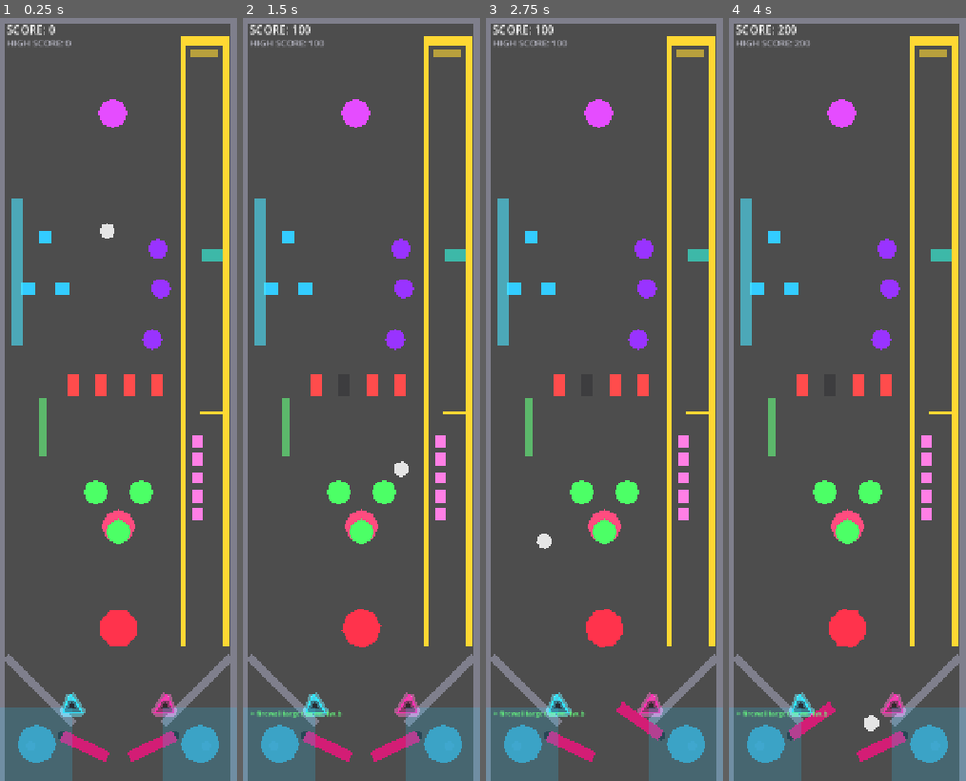
Above: before the commit, frames 1-4 (left to right).
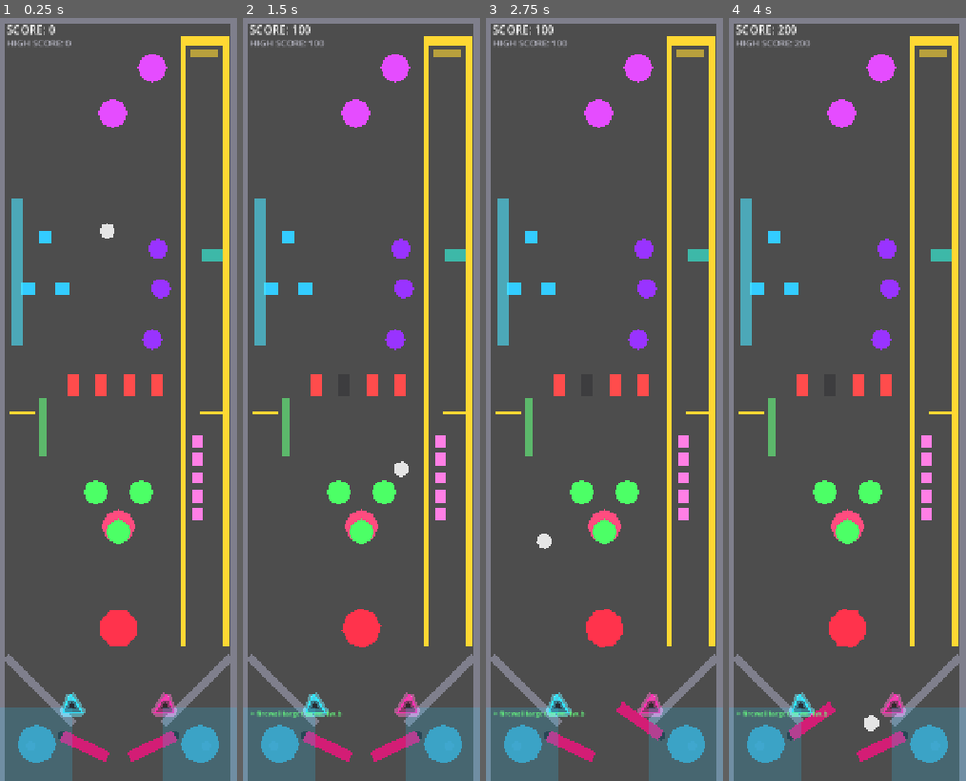
Above: after the commit, the same moments.

Repository: nobody174/pinball-adventure
Game: Godot game, scene res://tables/the_glitch/the_glitch.tscn
Same seed, same stepped clock (60 frames per second), same inputs: the game is played once before the commit and once after it. This scene is started directly instead of the project's main scene.
Inputs (mouse positions are in pixels of both pictures, inside the frame that each line leads up to):
- Up to frame 1 (0.25 s): no input
- Up to frame 2 (1.5 s): tap Enter at 0.5 s; move the mouse to (413, 361) at 0.52 s; hold Right (flip_right) 0.53-1.25 s; tap Up (launch_ball) at 0.6 s; click (413, 361) at 0.67 s; drag from (314, 437) to (361, 529) at 1.27 s
- Up to frame 3 (2.75 s): tap Space (nudge) at 2 s; move the mouse to (628, 231) at 2.02 s; hold Right (flip_right) from 2.03 s (still down); hold Shift from 2.03 s (still down)
- Up to frame 4 (4 s): release Right (flip_right) at 2.75 s; release Shift at 2.75 s; drag from (835, 552) to (757, 285) at 2.77 s; tap Enter at 3.5 s; move the mouse to (918, 513) at 3.52 s; hold Left (flip_left) from 3.53 s (still down); tap Ctrl at 3.6 s

The runs differ from the first frame. In frame 1, 0.4% of the frame differs, in the area x 4-71%, y 4-52%; in frame 2, 0.4%; in frame 3, 0.4%; in frame 4, 0.4%.

Commit message:
feat(the_glitch): second saucer + second spinner (paired per blueprint)
Reference blueprints show paired saucers/kickout holes and paired
spinners on either side of the table -- both are pure reuse of
already-tested scripts (saucer.gd, spinner.gd), no new logic, so low
risk to add before handing off for a live playtest.

Saucer2 at (270,-560), clear of Saucer1 and the ramp/loop channel.
Spinner2 at (40,50), mirroring Spinner1's right-lane placement on the
left side, clear of the Rollover Gate and Clock Lane.

61/61 tests passing.

Diff:
--- a/tables/the_glitch/the_glitch.gd
+++ b/tables/the_glitch/the_glitch.gd
@@ -139,6 +139,11 @@
 	$HighSpeedLoop.hit.connect(func(_id: String) -> void:
 		GameState.add_score(HIGH_SPEED_LOOP_POINTS)
 		_show_feedback("HIGH-SPEED LOOP", Color(1, 0.85, 0.2, 1)))
+	$Saucer2.captured.connect(func(_id: String) -> void:
+		GameState.add_score(SAUCER_CAPTURE_POINTS)
+		_debug_terminal.log_event("> saucer captured ball"))
+	$Saucer2.ejected.connect(func(_id: String) -> void: _debug_terminal.log_event("> saucer ejected ball"))
+	$Spinner2.spun.connect(func(_id: String) -> void: GameState.add_score(SPINNER_POINTS))
 	$Spinner.spun.connect(func(_id: String) -> void: GameState.add_score(SPINNER_POINTS))
 
 	wire_hit_group($StandupBank.get_children(), STANDUP_BANK_TARGET_POINTS,
--- a/tables/the_glitch/the_glitch.tscn
+++ b/tables/the_glitch/the_glitch.tscn
@@ -508,7 +508,34 @@
 color = Color(1, 0.85, 0.2, 0.6)
 polygon = PackedVector2Array(-25, -7, 25, -7, 25, 7, -25, 7)
 
-[node name="Feedback" type="CanvasLayer" parent="." index="20" unique_id=1738526509]
+[node name="Saucer2" type="Area2D" parent="." index="20"]
+position = Vector2(270, -560)
+script = ExtResource("11_saucer")
+target_id = "saucer_secondary"
+hold_duration_seconds = 0.6
+eject_direction = Vector2(0.3, 1)
+eject_strength = 420.0
+
+[node name="CollisionShape2D" type="CollisionShape2D" parent="Saucer2" index="0"]
+shape = SubResource("CircleShape2D_saucer")
+
+[node name="Sprite" type="Polygon2D" parent="Saucer2" index="1"]
+color = Color(0.9, 0.3, 1, 1)
+polygon = PackedVector2Array(26, 0, 18.385, 18.385, 0, 26, -18.385, 18.385, -26, 0, -18.385, -18.385, 0, -26, 18.385, -18.385)
+
+[node name="Spinner2" type="Area2D" parent="." index="21"]
+position = Vector2(40, 50)
+script = ExtResource("10_spinner")
+target_id = "spin_b"
+
+[node name="CollisionShape2D" type="CollisionShape2D" parent="Spinner2" index="0"]
+shape = SubResource("RectangleShape2D_spinner")
+
+[node name="Sprite" type="Polygon2D" parent="Spinner2" index="1"]
+color = Color(1, 0.85, 0.2, 1)
+polygon = PackedVector2Array(-22, -3, 22, -3, 22, 3, -22, 3)
+
+[node name="Feedback" type="CanvasLayer" parent="." index="22" unique_id=1738526509]
 layer = 10
 
 [node name="Label" type="Label" parent="Feedback" index="0" unique_id=1340523282]
